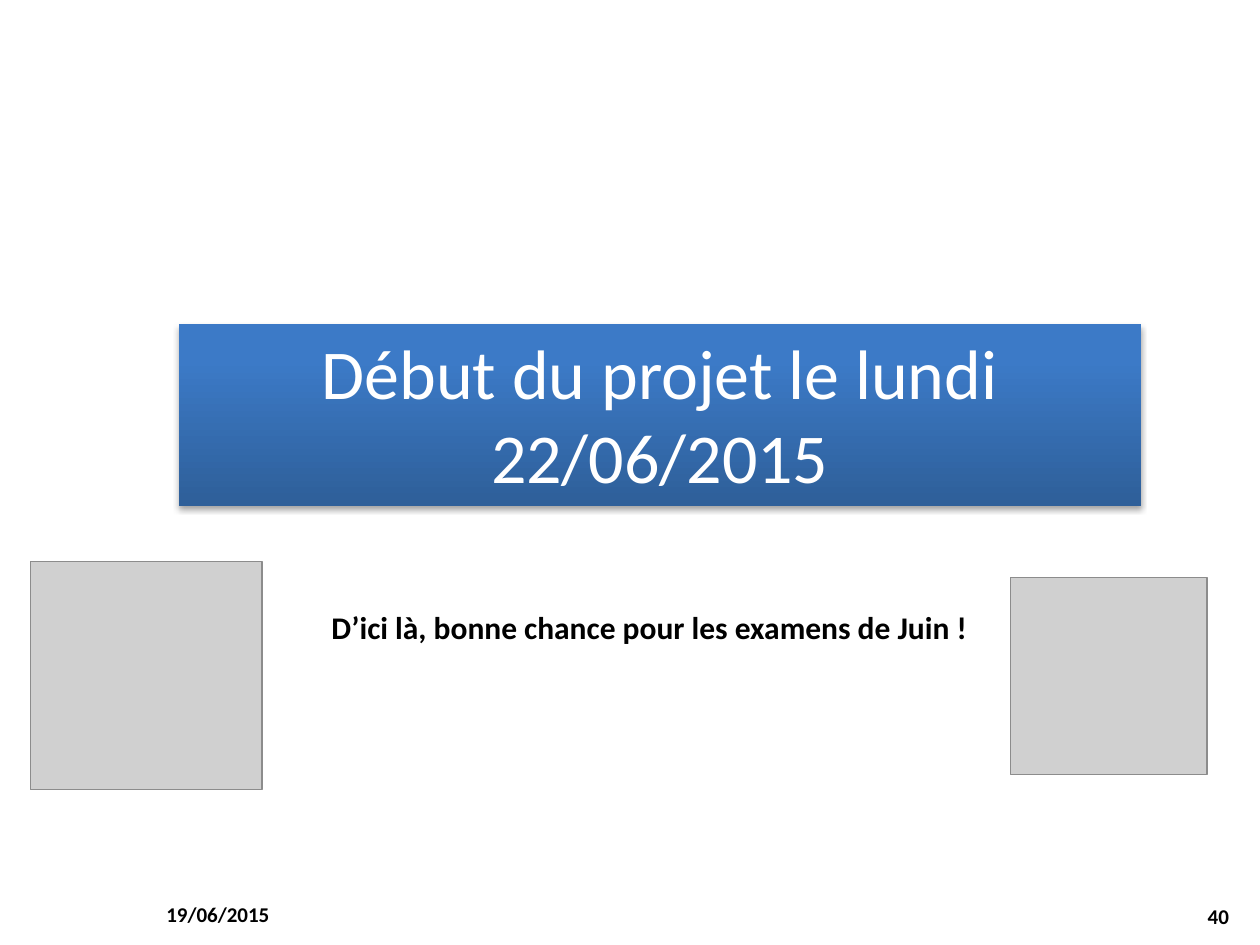
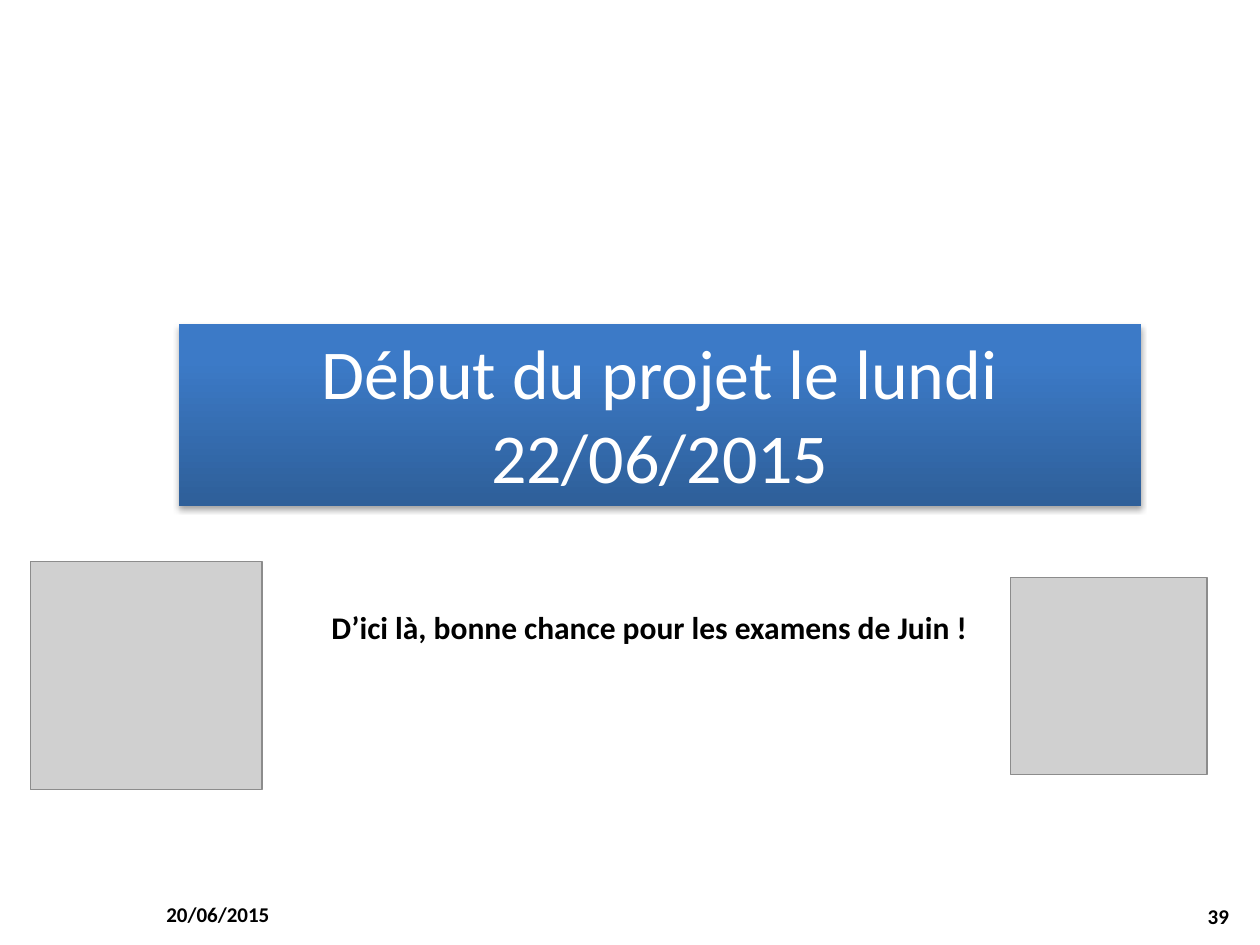
Before and after one commit to M2SIID-ODE/Projet_ODE, a slide deck: slide 39 of Documentation/3 - Documentation technique/Installation_PostesDevs_2015-06_19_v1.pptx (slide 40 before the commit). Drawn at 1260x945 pixels with LibreOffice and Linux fonts; fonts in the diff are those of the drawing; grey boxes stand for pictures; background and template pictures are left out. Boxes give left, top, right and bottom in pixels: in the first picture for what was removed or moved away, otherwise in the second. Text is boxed around its words. In the diff, an @@ line names an element or a change of style, - is before the commit and + after.

```diff
--- a/Documentation/3 - Documentation technique/Installation_PostesDevs_2015-06_19_v1.pptx
+++ b/Documentation/3 - Documentation technique/Installation_PostesDevs_2015-06_19_v1.pptx
@@ text at (166, 907, 269, 923): text changed @@
-19/06/2015
+20/06/2015
@@ page number at (1208, 910, 1229, 924): text changed @@
-40
+39
```
Also in this commit, not shown: 38 other slides changed, 1 slide removed, 2 other files.
